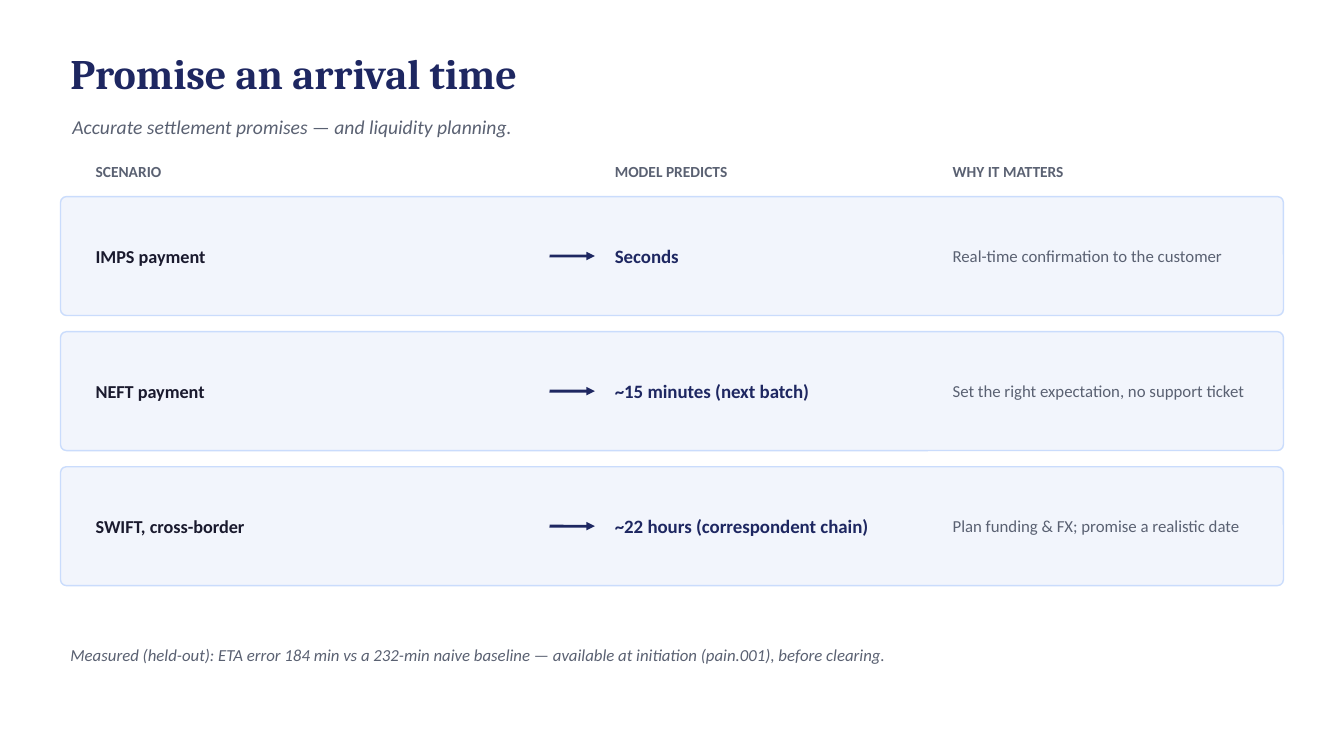
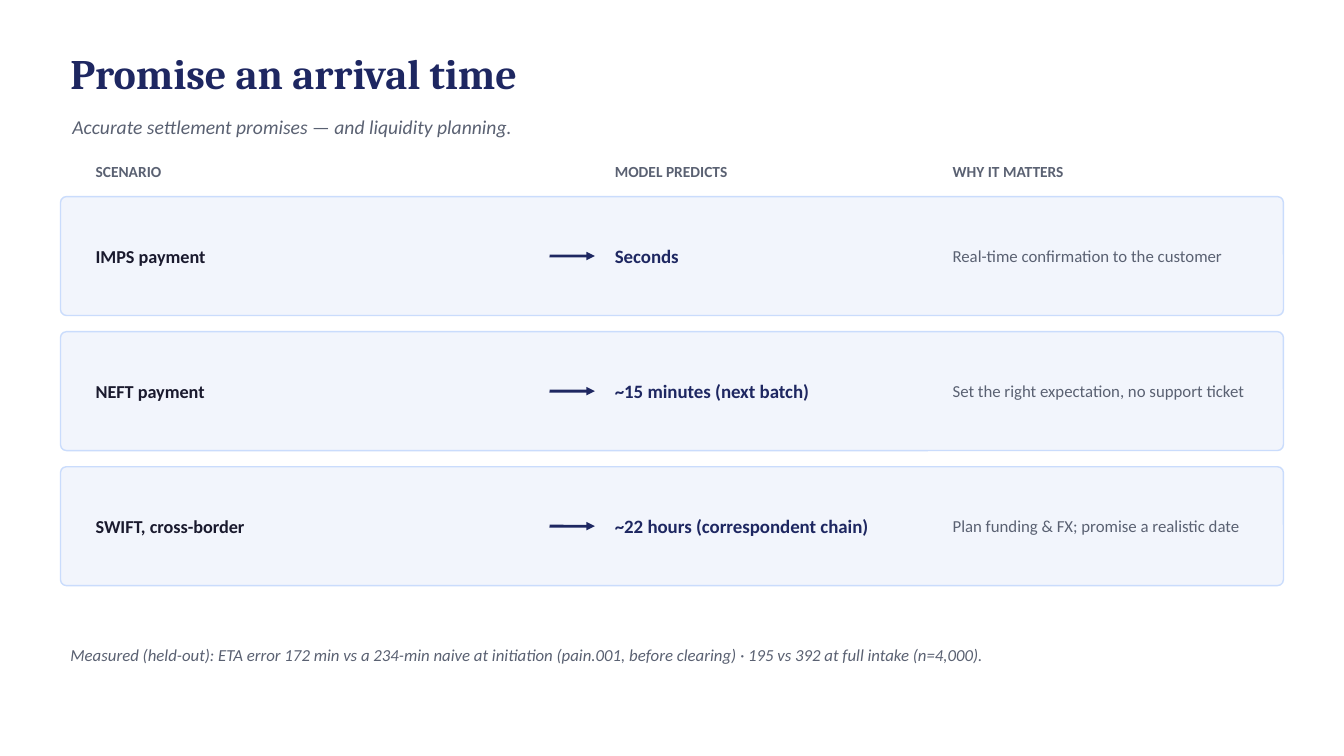
Before and after one commit to Bratz/txn-repr-poc, a slide deck: slide 5 of docs/txn_repr_evidence.pptx. Drawn at 1344x756 pixels with LibreOffice and Linux fonts; fonts in the diff are those of the drawing. Boxes give left, top, right and bottom in pixels: in the first picture for what was removed or moved away, otherwise in the second. Text is boxed around its words. In the diff, an @@ line names an element or a change of style, - is before the commit and + after.

```diff
--- a/docs/txn_repr_evidence.pptx
+++ b/docs/txn_repr_evidence.pptx
@@ text at box(70, 649, 983, 664): text changed @@
-Measured (held-out): ETA error 184 min vs a 232-min naive baseline — available at initiation (pain.001), before clearing.
+Measured (held-out): ETA error 172 min vs a 234-min naive at initiation (pain.001, before clearing) · 195 vs 392 at full intake (n=4,000).
```
Also in this commit, not shown: 6 other slides changed, 3 other files.
